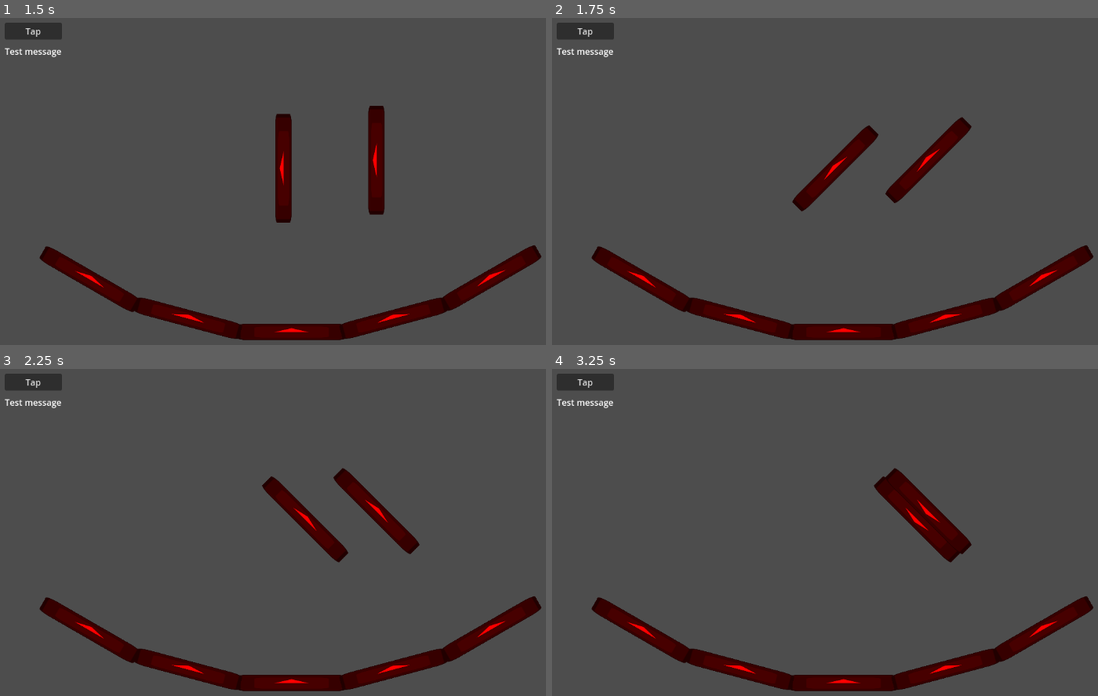
Above: before the commit, frames 1-4 (two rows, left to right).
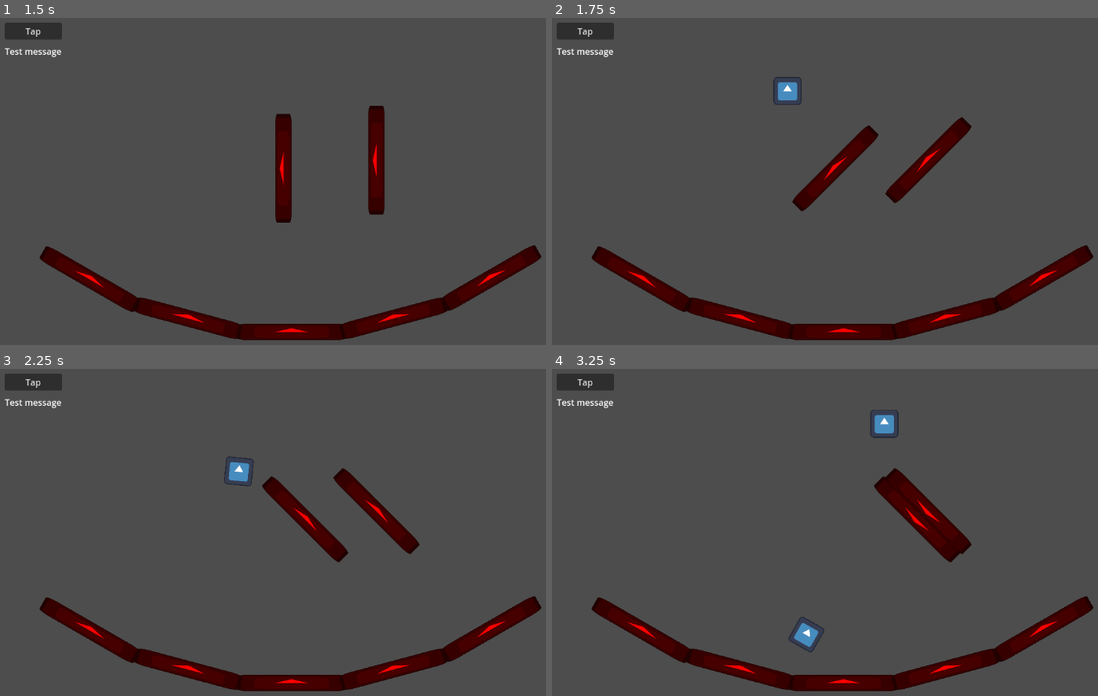
Above: after the commit, the same moments.

Repository: JoaoSant0s/Godot_Test_Project
Game: Godot game, scene res://_Project/Scenes/scene_2d.tscn
Same seed, same stepped clock (60 frames per second), same inputs: the game is played once before the commit and once after it. This scene is started directly instead of the project's main scene. The engine's default icon, where the game draws it, is replaced by a stand-in: a white triangle on a blue panel in a dark square.
Inputs:
- Up to frame 1 (1.5 s): tap Enter (ui_accept) at 0.5, 0.77 s; hold D (right) 0.53-1.28 s; hold S (back) from 1.28 s (still down)
- Up to frame 2 (1.75 s): keep holding S (back); tap Enter (ui_accept) at 1.52 s
- Up to frame 3 (2.25 s): release S (back) at 2.03 s; hold D (right) from 2.03 s (still down)
- Up to frame 4 (3.25 s): release D (right) at 2.78 s; hold W (forward) from 2.78 s (still down); tap Enter (ui_accept) at 3.02 s

Frame 1 is identical in both runs. In frame 2, 0.3% of the frame differs, in the area x 40-46%, y 17-27%; in frame 3, 0.3%; in frame 4, 0.5%, in the area x 43-64%, y 12-87%.
Error before the commit: Parse Error: Preload file "res://Prefabs/ball.tscn" does not exist. (res://_Project/Scripts/BallSpawner.gd:3)

Commit message:
(fix): build proccess

Diff:
--- a/_Project/Scripts/BallSpawner.gd
+++ b/_Project/Scripts/BallSpawner.gd
@@ -1,6 +1,6 @@
 extends Node2D
 
-var ballPrefab = preload("res://Prefabs/ball.tscn")
+var ballPrefab = preload("res://_Project/Prefabs/ball.tscn")
 
 @export var delayInSeconds : float
 @export var possiblePositions : Array[Node2D]
